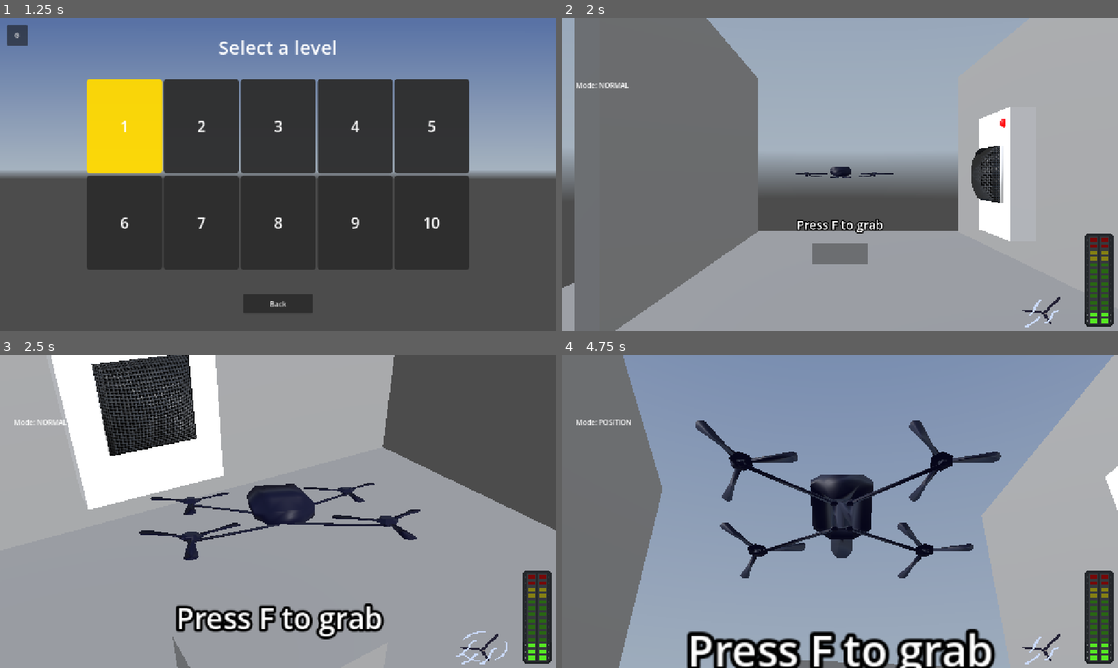
Above: before the commit, frames 1-4 (two rows, left to right).
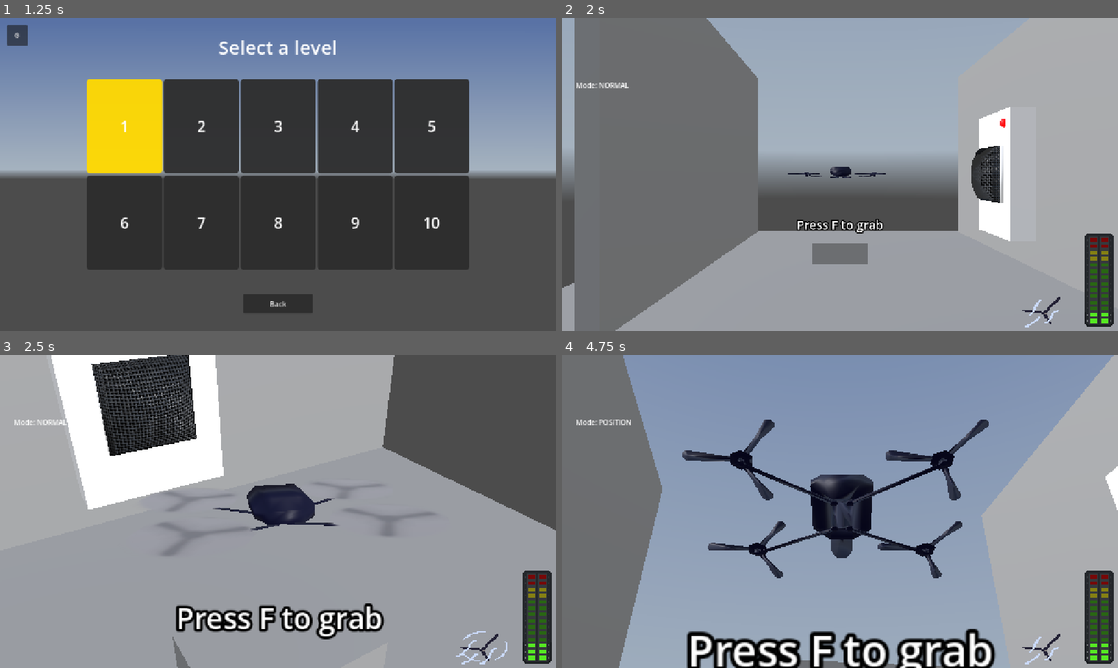
Above: after the commit, the same moments.

Repository: Apmds/operation-spin
Game: Godot game, scene res://src/menus/main_menu.tscn
The game is run twice, just before and just after one commit, with the same random seed, the same clock (stepped at 60 frames per second) and the same inputs. A sky picture missing from this copy of the repository is replaced by a grey-blue gradient.
Inputs (mouse positions are in pixels of both pictures, inside the frame that each line leads up to):
- Up to frame 1 (1.25 s): click "Play" at 0.5 s
- Up to frame 2 (2 s): click "1" at 1.25 s
- Up to frame 3 (2.5 s): tap Enter (ui_accept) at 2, 2.27 s; move the mouse to (305, 511) at 2.02 s; hold Up (move_forward) from 2.03 s (still down); hold Shift (boost) from 2.03 s (still down); click (305, 511) at 2.17 s
- Up to frame 4 (4.75 s): move the mouse to (812, 511) at 2.77 s; release Shift (boost) at 2.78 s; tap F (get_documents) at 2.85 s; tap Enter (ui_accept) at 3.02 s; release Up (move_forward) at 3.5 s; click "Retry" at 3.5 s; move the mouse to (851, 505) at 4.27 s; hold Up (move_forward) from 4.28 s (still down); hold R (switch_modes) from 4.28 s (still down)

Frame 1 is identical in both runs. In frame 2, less than 0.1% of the frame differs, in the area x 40-60%, y 49-50%; in frame 3, 1.8%; in frame 4, 3.6%, in the area x 21-79%, y 20-72%.

Commit message:
animation (editing the scene directly because blender is shit)

Diff:
--- a/src/drone/drone.gd
+++ b/src/drone/drone.gd
@@ -7,7 +7,7 @@
 
 @export var camera: CameraArm
 @onready var mesh: Node3D = $Mesh
-@onready var animation_player: AnimationPlayer = $Mesh/AnimationPlayer
+@onready var animation_player: AnimationPlayer = $AnimationPlayer
 @onready var collision: CollisionShape3D = $Collision
 @onready var audio_player: AudioStreamPlayer3D = AudioStreamPlayer3D.new()
 
--- a/src/drone/drone.tscn
+++ b/src/drone/drone.tscn
@@ -5,6 +5,549 @@
 
 [sub_resource type="BoxShape3D" id="BoxShape3D_1akv4"]
 size = Vector3(510.636, 57.418686, 412.72437)
+
+[sub_resource type="Animation" id="Animation_4nai4"]
+length = 0.001
+tracks/0/type = "value"
+tracks/0/imported = false
+tracks/0/enabled = true
+tracks/0/path = NodePath("Mesh/Model/blur1:visible")
+tracks/0/interp = 1
+tracks/0/loop_wrap = true
+tracks/0/keys = {
+"times": PackedFloat32Array(0),
+"transitions": PackedFloat32Array(1),
+"update": 1,
+"values": [false]
+}
+tracks/1/type = "value"
+tracks/1/imported = false
+tracks/1/enabled = true
+tracks/1/path = NodePath("Mesh/Model/blur3:visible")
+tracks/1/interp = 1
+tracks/1/loop_wrap = true
+tracks/1/keys = {
+"times": PackedFloat32Array(0),
+"transitions": PackedFloat32Array(1),
+"update": 1,
+"values": [false]
+}
+tracks/2/type = "value"
+tracks/2/imported = false
+tracks/2/enabled = true
+tracks/2/path = NodePath("Mesh/Model/helice2:visible")
+tracks/2/interp = 1
+tracks/2/loop_wrap = true
+tracks/2/keys = {
+"times": PackedFloat32Array(0),
+"transitions": PackedFloat32Array(1),
+"update": 1,
+"values": [true]
+}
+tracks/3/type = "value"
+tracks/3/imported = false
+tracks/3/enabled = true
+tracks/3/path = NodePath("Mesh/Model/helice4:rotation")
+tracks/3/interp = 1
+tracks/3/loop_wrap = true
+tracks/3/keys = {
+"times": PackedFloat32Array(0),
+"transitions": PackedFloat32Array(1),
+"update": 0,
+"values": [Vector3(0, 0, 6.265732)]
+}
+tracks/4/type = "value"
+tracks/4/imported = false
+tracks/4/enabled = true
+tracks/4/path = NodePath("Mesh/Model/helice3:rotation")
+tracks/4/interp = 1
+tracks/4/loop_wrap = true
+tracks/4/keys = {
+"times": PackedFloat32Array(0),
+"transitions": PackedFloat32Array(1),
+"update": 0,
+"values": [Vector3(0, 0, 6.265732)]
+}
+tracks/5/type = "value"
+tracks/5/imported = false
+tracks/5/enabled = true
+tracks/5/path = NodePath("Mesh/Model/helice2:rotation")
+tracks/5/interp = 1
+tracks/5/loop_wrap = true
+tracks/5/keys = {
+"times": PackedFloat32Array(0),
+"transitions": PackedFloat32Array(1),
+"update": 0,
+"values": [Vector3(0, 0, 6.265732)]
+}
+tracks/6/type = "value"
+tracks/6/imported = false
+tracks/6/enabled = true
+tracks/6/path = NodePath("Mesh/Model/helice1:rotation")
+tracks/6/interp = 1
+tracks/6/loop_wrap = true
+tracks/6/keys = {
+"times": PackedFloat32Array(0),
+"transitions": PackedFloat32Array(1),
+"update": 0,
+"values": [Vector3(0, 0, 6.265732)]
+}
+tracks/7/type = "value"
+tracks/7/imported = false
+tracks/7/enabled = true
+tracks/7/path = NodePath("Mesh/Model/blur1:rotation")
+tracks/7/interp = 1
+tracks/7/loop_wrap = true
+tracks/7/keys = {
+"times": PackedFloat32Array(0),
+"transitions": PackedFloat32Array(1),
+"update": 0,
+"values": [Vector3(-1.5707964, 6.265732, 0)]
+}
+tracks/8/type = "value"
+tracks/8/imported = false
+tracks/8/enabled = true
+tracks/8/path = NodePath("Mesh/Model/blur2:rotation")
+tracks/8/interp = 1
+tracks/8/loop_wrap = true
+tracks/8/keys = {
+"times": PackedFloat32Array(0),
+"transitions": PackedFloat32Array(1),
+"update": 0,
+"values": [Vector3(-1.5707964, 6.265732, 0)]
+}
+tracks/9/type = "value"
+tracks/9/imported = false
+tracks/9/enabled = true
+tracks/9/path = NodePath("Mesh/Model/blur3:rotation")
+tracks/9/interp = 1
+tracks/9/loop_wrap = true
+tracks/9/keys = {
+"times": PackedFloat32Array(0),
+"transitions": PackedFloat32Array(1),
+"update": 0,
+"values": [Vector3(-1.5707964, 6.265732, 0)]
+}
+tracks/10/type = "value"
+tracks/10/imported = false
+tracks/10/enabled = true
+tracks/10/path = NodePath("Mesh/Model/blur4:rotation")
+tracks/10/interp = 1
+tracks/10/loop_wrap = true
+tracks/10/keys = {
+"times": PackedFloat32Array(0),
+"transitions": PackedFloat32Array(1),
+"update": 0,
+"values": [Vector3(-1.5707964, 6.265732, 0)]
+}
+
+[sub_resource type="Animation" id="Animation_1akv4"]
+resource_name = "default"
+loop_mode = 1
+tracks/0/type = "value"
+tracks/0/imported = false
+tracks/0/enabled = true
+tracks/0/path = NodePath("Mesh/Model/blur1:visible")
+tracks/0/interp = 1
+tracks/0/loop_wrap = true
+tracks/0/keys = {
+"times": PackedFloat32Array(0),
+"transitions": PackedFloat32Array(1),
+"update": 1,
+"values": [false]
+}
+tracks/1/type = "value"
+tracks/1/imported = false
+tracks/1/enabled = true
+tracks/1/path = NodePath("Mesh/Model/blur2:visible")
+tracks/1/interp = 1
+tracks/1/loop_wrap = true
+tracks/1/keys = {
+"times": PackedFloat32Array(0),
+"transitions": PackedFloat32Array(1),
+"update": 1,
+"values": [false]
+}
+tracks/2/type = "value"
+tracks/2/imported = false
+tracks/2/enabled = true
+tracks/2/path = NodePath("Mesh/Model/blur3:visible")
+tracks/2/interp = 1
+tracks/2/loop_wrap = true
+tracks/2/keys = {
+"times": PackedFloat32Array(0),
+"transitions": PackedFloat32Array(1),
+"update": 1,
+"values": [false]
+}
+tracks/3/type = "value"
+tracks/3/imported = false
+tracks/3/enabled = true
+tracks/3/path = NodePath("Mesh/Model/blur4:visible")
+tracks/3/interp = 1
+tracks/3/loop_wrap = true
+tracks/3/keys = {
+"times": PackedFloat32Array(0),
+"transitions": PackedFloat32Array(1),
+"update": 1,
+"values": [false]
+}
+tracks/4/type = "value"
+tracks/4/imported = false
+tracks/4/enabled = true
+tracks/4/path = NodePath("Mesh/Model/helice1:visible")
+tracks/4/interp = 1
+tracks/4/loop_wrap = true
+tracks/4/keys = {
+"times": PackedFloat32Array(0),
+"transitions": PackedFloat32Array(1),
+"update": 1,
+"values": [true]
+}
+tracks/5/type = "value"
+tracks/5/imported = false
+tracks/5/enabled = true
+tracks/5/path = NodePath("Mesh/Model/helice2:visible")
+tracks/5/interp = 1
+tracks/5/loop_wrap = true
+tracks/5/keys = {
+"times": PackedFloat32Array(0),
+"transitions": PackedFloat32Array(1),
+"update": 1,
+"values": [true]
+}
+tracks/6/type = "value"
+tracks/6/imported = false
+tracks/6/enabled = true
+tracks/6/path = NodePath("Mesh/Model/helice3:visible")
+tracks/6/interp = 1
+tracks/6/loop_wrap = true
+tracks/6/keys = {
+"times": PackedFloat32Array(0),
+"transitions": PackedFloat32Array(1),
+"update": 1,
+"values": [true]
+}
+tracks/7/type = "value"
+tracks/7/imported = false
+tracks/7/enabled = true
+tracks/7/path = NodePath("Mesh/Model/helice4:visible")
+tracks/7/interp = 1
+tracks/7/loop_wrap = true
+tracks/7/keys = {
+"times": PackedFloat32Array(0),
+"transitions": PackedFloat32Array(1),
+"update": 1,
+"values": [true]
+}
+
+[sub_resource type="Animation" id="Animation_ajne0"]
+resource_name = "spin_fast"
+length = 3.0000000000000004
+loop_mode = 1
+step = 0.5
+tracks/0/type = "value"
+tracks/0/imported = false
+tracks/0/enabled = true
+tracks/0/path = NodePath("Mesh/Model/blur1:visible")
+tracks/0/interp = 1
+tracks/0/loop_wrap = true
+tracks/0/keys = {
+"times": PackedFloat32Array(0),
+"transitions": PackedFloat32Array(1),
+"update": 1,
+"values": [true]
+}
+tracks/1/type = "value"
+tracks/1/imported = false
+tracks/1/enabled = true
+tracks/1/path = NodePath("Mesh/Model/blur2:visible")
+tracks/1/interp = 1
+tracks/1/loop_wrap = true
+tracks/1/keys = {
+"times": PackedFloat32Array(0),
+"transitions": PackedFloat32Array(1),
+"update": 1,
+"values": [true]
+}
+tracks/2/type = "value"
+tracks/2/imported = false
+tracks/2/enabled = true
+tracks/2/path = NodePath("Mesh/Model/blur3:visible")
+tracks/2/interp = 1
+tracks/2/loop_wrap = true
+tracks/2/keys = {
+"times": PackedFloat32Array(0),
+"transitions": PackedFloat32Array(1),
+"update": 1,
+"values": [true]
+}
+tracks/3/type = "value"
+tracks/3/imported = false
+tracks/3/enabled = true
+tracks/3/path = NodePath("Mesh/Model/blur4:visible")
+tracks/3/interp = 1
+tracks/3/loop_wrap = true
+tracks/3/keys = {
+"times": PackedFloat32Array(0),
+"transitions": PackedFloat32Array(1),
+"update": 1,
+"values": [true]
+}
+tracks/4/type = "value"
+tracks/4/imported = false
+tracks/4/enabled = true
+tracks/4/path = NodePath("Mesh/Model/helice1:visible")
+tracks/4/interp = 1
+tracks/4/loop_wrap = true
+tracks/4/keys = {
+"times": PackedFloat32Array(0),
+"transitions": PackedFloat32Array(1),
+"update": 1,
+"values": [false]
+}
+tracks/5/type = "value"
+tracks/5/imported = false
+tracks/5/enabled = true
+tracks/5/path = NodePath("Mesh/Model/helice2:visible")
+tracks/5/interp = 1
+tracks/5/loop_wrap = true
+tracks/5/keys = {
+"times": PackedFloat32Array(0),
+"transitions": PackedFloat32Array(1),
+"update": 1,
+"values": [false]
+}
+tracks/6/type = "value"
+tracks/6/imported = false
+tracks/6/enabled = true
+tracks/6/path = NodePath("Mesh/Model/helice3:visible")
+tracks/6/interp = 1
+tracks/6/loop_wrap = true
+tracks/6/keys = {
+"times": PackedFloat32Array(0),
+"transitions": PackedFloat32Array(1),
+"update": 1,
+"values": [false]
+}
+tracks/7/type = "value"
+tracks/7/imported = false
+tracks/7/enabled = true
+tracks/7/path = NodePath("Mesh/Model/helice4:visible")
+tracks/7/interp = 1
+tracks/7/loop_wrap = true
+tracks/7/keys = {
+"times": PackedFloat32Array(0),
+"transitions": PackedFloat32Array(1),
+"update": 1,
+"values": [false]
+}
+tracks/8/type = "value"
+tracks/8/imported = false
+tracks/8/enabled = true
+tracks/8/path = NodePath("Mesh/Model/blur1:rotation")
+tracks/8/interp = 1
+tracks/8/loop_wrap = true
+tracks/8/keys = {
+"times": PackedFloat32Array(0, 3),
+"transitions": PackedFloat32Array(1, 1),
+"update": 0,
+"values": [Vector3(-1.5707964, 0, 0), Vector3(-1.5707964, -6.265732, 0)]
+}
+tracks/9/type = "value"
+tracks/9/imported = false
+tracks/9/enabled = true
+tracks/9/path = NodePath("Mesh/Model/blur2:rotation")
+tracks/9/interp = 1
+tracks/9/loop_wrap = true
+tracks/9/keys = {
+"times": PackedFloat32Array(0, 3),
+"transitions": PackedFloat32Array(1, 1),
+"update": 0,
+"values": [Vector3(-1.5707964, 0, 0), Vector3(-1.5707964, -6.265732, 0)]
+}
+tracks/10/type = "value"
+tracks/10/imported = false
+tracks/10/enabled = true
+tracks/10/path = NodePath("Mesh/Model/blur3:rotation")
+tracks/10/interp = 1
+tracks/10/loop_wrap = true
+tracks/10/keys = {
+"times": PackedFloat32Array(0, 3),
+"transitions": PackedFloat32Array(1, 1),
+"update": 0,
+"values": [Vector3(-1.5707964, 0, 0), Vector3(-1.5707964, -6.265732, 0)]
+}
+tracks/11/type = "value"
+tracks/11/imported = false
+tracks/11/enabled = true
+tracks/11/path = NodePath("Mesh/Model/blur4:rotation")
+tracks/11/interp = 1
+tracks/11/loop_wrap = true
+tracks/11/keys = {
+"times": PackedFloat32Array(0, 3),
+"transitions": PackedFloat32Array(1, 1),
+"update": 0,
+"values": [Vector3(-1.5707964, 0, 0), Vector3(-1.5707964, -6.265732, 0)]
+}
+
+[sub_resource type="Animation" id="Animation_uou57"]
+resource_name = "spin_normal"
+length = 0.5
+loop_mode = 1
+step = 0.5
+tracks/0/type = "value"
+tracks/0/imported = false
+tracks/0/enabled = true
+tracks/0/path = NodePath("Mesh/Model/helice1:visible")
+tracks/0/interp = 1
+tracks/0/loop_wrap = true
+tracks/0/keys = {
+"times": PackedFloat32Array(0),
+"transitions": PackedFloat32Array(1),
+"update": 1,
+"values": [true]
+}
+tracks/1/type = "value"
+tracks/1/imported = false
+tracks/1/enabled = true
+tracks/1/path = NodePath("Mesh/Model/helice2:visible")
+tracks/1/interp = 1
+tracks/1/loop_wrap = true
+tracks/1/keys = {
+"times": PackedFloat32Array(0),
+"transitions": PackedFloat32Array(1),
+"update": 1,
+"values": [true]
+}
+tracks/2/type = "value"
+tracks/2/imported = false
+tracks/2/enabled = true
+tracks/2/path = NodePath("Mesh/Model/helice3:visible")
+tracks/2/interp = 1
+tracks/2/loop_wrap = true
+tracks/2/keys = {
+"times": PackedFloat32Array(0),
+"transitions": PackedFloat32Array(1),
+"update": 1,
+"values": [true]
+}
+tracks/3/type = "value"
+tracks/3/imported = false
+tracks/3/enabled = true
+tracks/3/path = NodePath("Mesh/Model/helice4:visible")
+tracks/3/interp = 1
+tracks/3/loop_wrap = true
+tracks/3/keys = {
+"times": PackedFloat32Array(0),
+"transitions": PackedFloat32Array(1),
+"update": 1,
+"values": [true]
+}
+tracks/4/type = "value"
+tracks/4/imported = false
+tracks/4/enabled = true
+tracks/4/path = NodePath("Mesh/Model/blur1:visible")
+tracks/4/interp = 1
+tracks/4/loop_wrap = true
+tracks/4/keys = {
+"times": PackedFloat32Array(0),
+"transitions": PackedFloat32Array(1),
+"update": 1,
+"values": [false]
+}
+tracks/5/type = "value"
+tracks/5/imported = false
+tracks/5/enabled = true
+tracks/5/path = NodePath("Mesh/Model/blur2:visible")
+tracks/5/interp = 1
+tracks/5/loop_wrap = true
+tracks/5/keys = {
+"times": PackedFloat32Array(0),
+"transitions": PackedFloat32Array(1),
+"update": 1,
+"values": [false]
+}
+tracks/6/type = "value"
+tracks/6/imported = false
+tracks/6/enabled = true
+tracks/6/path = NodePath("Mesh/Model/blur3:visible")
+tracks/6/interp = 1
+tracks/6/loop_wrap = true
+tracks/6/keys = {
+"times": PackedFloat32Array(0),
+"transitions": PackedFloat32Array(1),
+"update": 1,
+"values": [false]
+}
+tracks/7/type = "value"
+tracks/7/imported = false
+tracks/7/enabled = true
+tracks/7/path = NodePath("Mesh/Model/blur4:visible")
+tracks/7/interp = 1
+tracks/7/loop_wrap = true
+tracks/7/keys = {
+"times": PackedFloat32Array(0),
+"transitions": PackedFloat32Array(1),
+"update": 1,
+"values": [false]
+}
+tracks/8/type = "value"
+tracks/8/imported = false
+tracks/8/enabled = true
+tracks/8/path = NodePath("Mesh/Model/helice1:rotation")
+tracks/8/interp = 1
+tracks/8/loop_wrap = true
+tracks/8/keys = {
+"times": PackedFloat32Array(0, 0.5),
+"transitions": PackedFloat32Array(1, 1),
+"update": 0,
+"values": [Vector3(0, 0, 0), Vector3(0, 0, 6.265732)]
+}
+tracks/9/type = "value"
+tracks/9/imported = false
+tracks/9/enabled = true
+tracks/9/path = NodePath("Mesh/Model/helice2:rotation")
+tracks/9/interp = 1
+tracks/9/loop_wrap = true
+tracks/9/keys = {
+"times": PackedFloat32Array(0, 0.5),
+"transitions": PackedFloat32Array(1, 1),
+"update": 0,
+"values": [Vector3(0, 0, 0), Vector3(0, 0, 6.265732)]
+}
+tracks/10/type = "value"
+tracks/10/imported = false
+tracks/10/enabled = true
+tracks/10/path = NodePath("Mesh/Model/helice3:rotation")
+tracks/10/interp = 1
+tracks/10/loop_wrap = true
+tracks/10/keys = {
+"times": PackedFloat32Array(0, 0.5),
+"transitions": PackedFloat32Array(1, 1),
+"update": 0,
+"values": [Vector3(0, 0, 0), Vector3(0, 0, 6.265732)]
+}
+tracks/11/type = "value"
+tracks/11/imported = false
+tracks/11/enabled = true
+tracks/11/path = NodePath("Mesh/Model/helice4:rotation")
+tracks/11/interp = 1
+tracks/11/loop_wrap = true
+tracks/11/keys = {
+"times": PackedFloat32Array(0, 0.5),
+"transitions": PackedFloat32Array(1, 1),
+"update": 0,
+"values": [Vector3(0, 0, 0), Vector3(0, 0, 6.265732)]
+}
+
+[sub_resource type="AnimationLibrary" id="AnimationLibrary_4nai4"]
+_data = {
+&"RESET": SubResource("Animation_4nai4"),
+&"default": SubResource("Animation_1akv4"),
+&"spin_fast": SubResource("Animation_ajne0"),
+&"spin_normal": SubResource("Animation_uou57")
+}
 
 [node name="Drone" type="CharacterBody3D" unique_id=652134360]
 collision_mask = 62
@@ -13,6 +556,44 @@
 [node name="Mesh" parent="." unique_id=2040026083 instance=ExtResource("2_1akv4")]
 transform = Transform3D(0.25, 0, 0, 0, 0.25, 0, 0, 0, 0.25, 0, 0, 0)
 
+[node name="blur1" parent="Mesh/Model" parent_id_path=PackedInt32Array(2040026083, 1492410176) index="0" unique_id=1765831275]
+transform = Transform3D(99.99999, 0, -1.7452608, 1.7455266, -4.3711484e-06, 99.98477, -7.6299386e-08, -100.00022, -4.370473e-06, -167.237, -99.93418, -8.672603)
+rotation_order = 4
+visible = false
+
+[node name="blur2" parent="Mesh/Model" parent_id_path=PackedInt32Array(2040026083, 1492410176) index="1" unique_id=2059162891]
+transform = Transform3D(99.98477, 0, -1.7452608, 1.7452608, -4.371139e-06, 99.98477, -7.6287776e-08, -100, -4.370473e-06, -163.98486, 126.94137, -8.6725855)
+rotation_order = 4
+
+[node name="blur3" parent="Mesh/Model" parent_id_path=PackedInt32Array(2040026083, 1492410176) index="2" unique_id=212775367]
+transform = Transform3D(99.98477, 0, -1.7452608, 1.7452608, -4.371139e-06, 99.98477, -7.6287776e-08, -100, -4.370473e-06, 171.2954, -99.93418, -8.672603)
+rotation_order = 4
+visible = false
+
+[node name="blur4" parent="Mesh/Model" parent_id_path=PackedInt32Array(2040026083, 1492410176) index="3" unique_id=1786722529]
+transform = Transform3D(99.98477, 0, -1.7452608, 1.7452608, -4.371139e-06, 99.98477, -7.6287776e-08, -100, -4.370473e-06, 171.2954, 126.94137, -8.6725855)
+rotation_order = 4
+
+[node name="helice1" parent="Mesh/Model" parent_id_path=PackedInt32Array(2040026083, 1492410176) index="4" unique_id=387667479]
+transform = Transform3D(0.9998477, 0.017452609, 0, -0.017452609, 0.9998477, 0, 0, 0, 1, -167.237, -108.013, -2.3490796)
+visible = false
+
+[node name="helice2" parent="Mesh/Model" parent_id_path=PackedInt32Array(2040026083, 1492410176) index="5" unique_id=271136523]
+transform = Transform3D(0.9998477, 0.017452609, 0, -0.017452609, 0.9998477, 0, 0, 0, 1, -166.98615, 117.7958, -2.3337822)
+
+[node name="helice3" parent="Mesh/Model" parent_id_path=PackedInt32Array(2040026083, 1492410176) index="6" unique_id=941661771]
+transform = Transform3D(0.9998477, 0.017452609, 0, -0.017452609, 0.9998477, 0, 0, 0, 1, 171.98605, -108.204285, -2.3568144)
+visible = false
+
+[node name="helice4" parent="Mesh/Model" parent_id_path=PackedInt32Array(2040026083, 1492410176) index="7" unique_id=779855601]
+transform = Transform3D(0.9998477, 0.017452609, 0, -0.017452609, 0.9998477, 0, 0, 0, 1, 171.95071, 117.79578, -2.3337822)
+visible = false
+
 [node name="Collision" type="CollisionShape3D" parent="." unique_id=1560172385]
 transform = Transform3D(0.002, 0, 0, 0, 0.002, 0, 0, 0, 0.002, 0, 0, 0)
 shape = SubResource("BoxShape3D_1akv4")
+
+[node name="AnimationPlayer" type="AnimationPlayer" parent="." unique_id=1297659149]
+libraries/ = SubResource("AnimationLibrary_4nai4")
+
+[editable path="Mesh"]
Binary file changed: assets/models/drone.glb
Binary file added: assets/models/drone_fans_spin_fast.png
Not shown, added: assets/models/drone_fans_spin_fast.png.import
Binary file added: proj_files/models/fans_spin_fast.aseprite
Binary file added: proj_files/models/fans_spin_fast.png
Not shown, changed: proj_files/models/drone.blend
